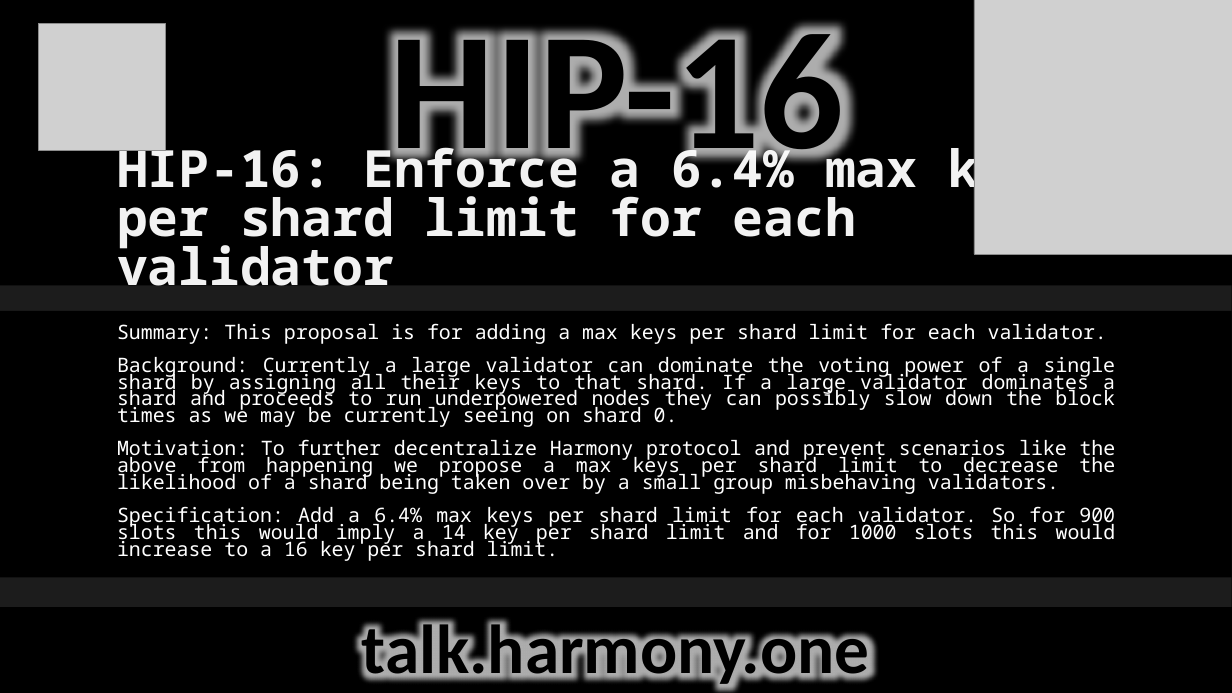
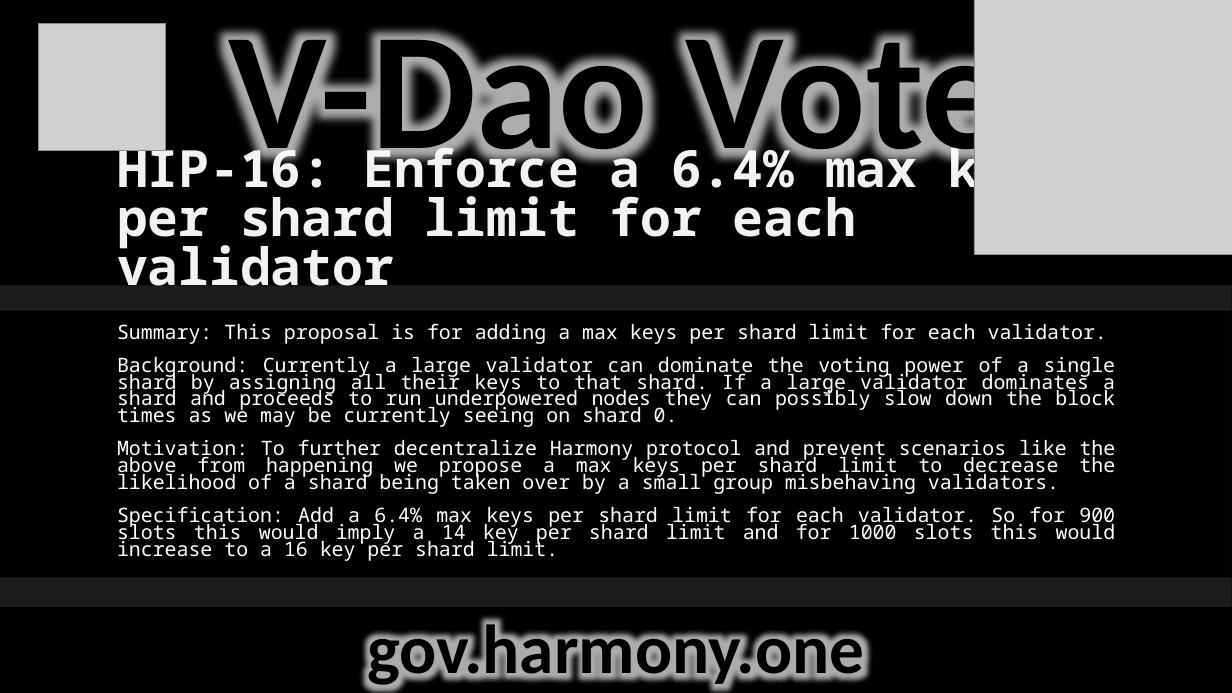
Before and after one commit to harmony-one-vdao/dao_twitter, a slide deck: slide 1 of tweet_data/media/HIP/HIP16.pptx. Drawn at 1232x693 pixels with LibreOffice and Linux fonts; fonts in the diff are those of the drawing; grey boxes stand for pictures; background and template pictures are left out. Boxes give left, top, right and bottom in pixels: in the first picture for what was removed or moved away, otherwise in the second. Text is boxed around its words. In the diff, an @@ line names an element or a change of style, - is before the commit and + after.

Commit message:
[UPD] multiple images for 1 tweet support, HIP16/17 -> Vote

```diff
--- a/tweet_data/media/HIP/HIP16.pptx
+++ b/tweet_data/media/HIP/HIP16.pptx
@@ text at [228,9,1006,187]: text changed @@
-HIP-16
+V-Dao Vote
@@ text at [367,618,864,691]: text changed @@
-talk.harmony.one
+gov.harmony.one
```
Also in this commit, not shown: 14 other files.
